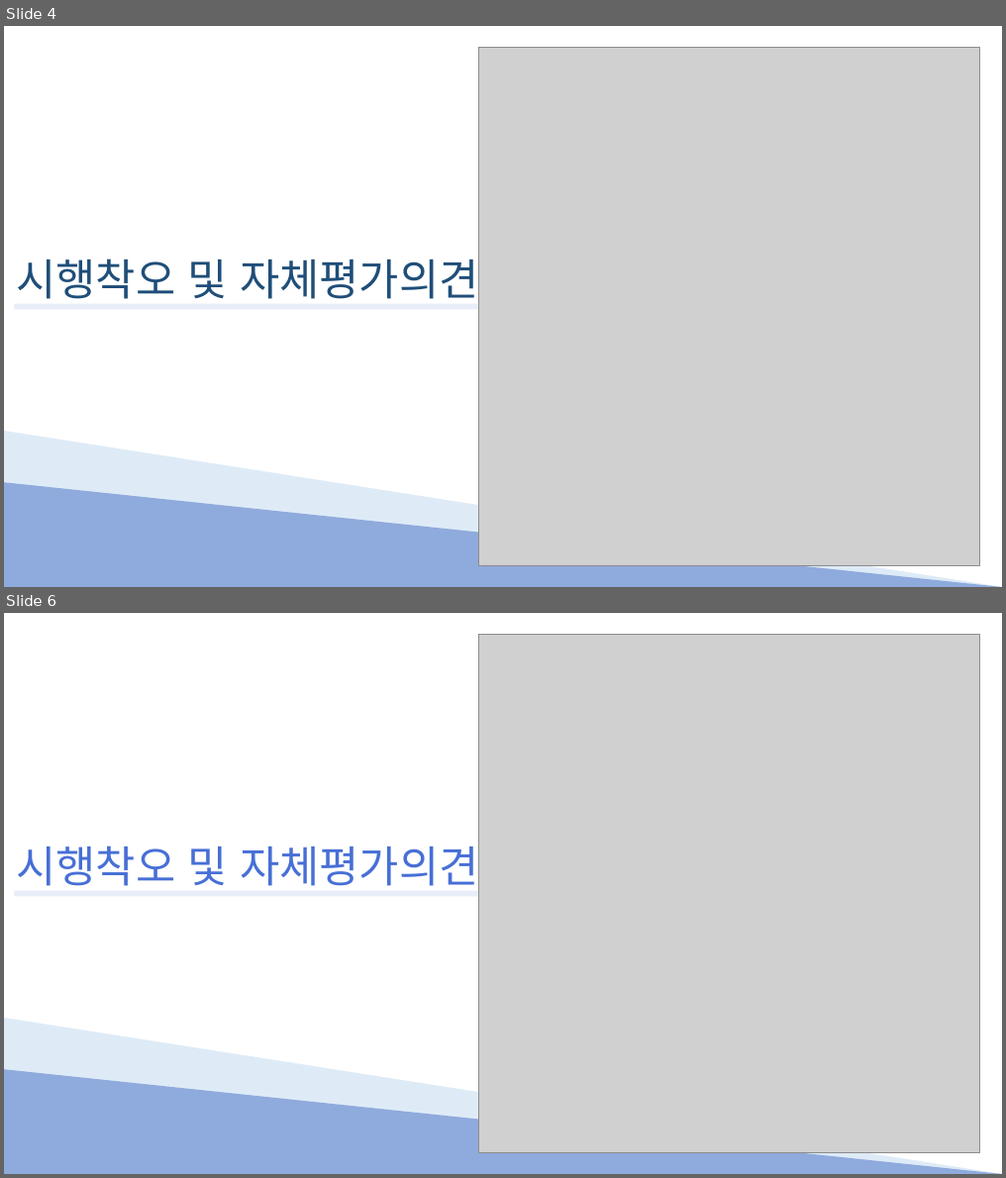
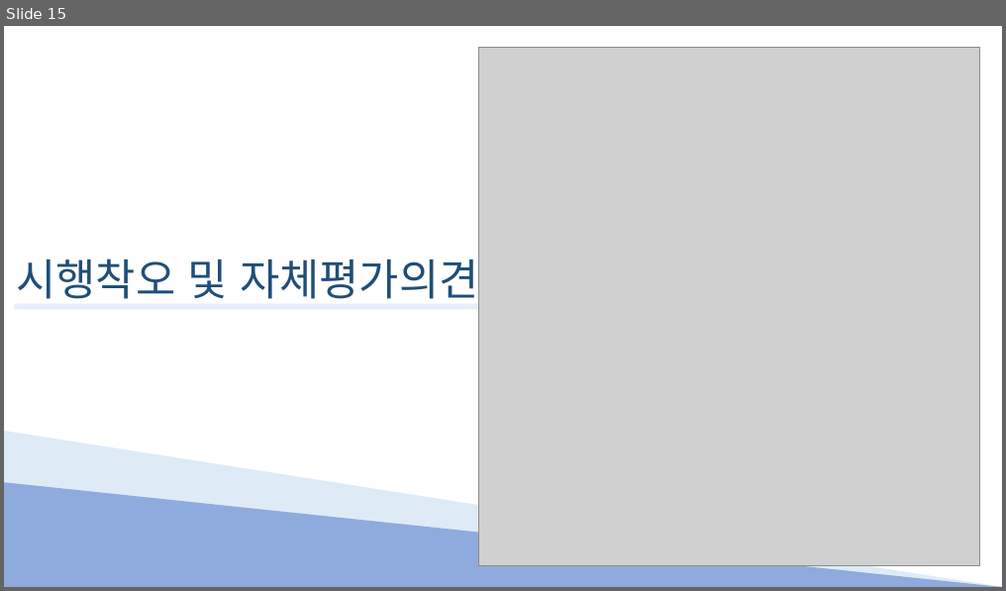
Before and after one commit to Hyno2/C-project, a slide deck: PPT/System.pptx. Shown one above the other, each under a label of ours: slides 4 and 6 before the commit, slide 15 after it; the slides between them are not shown. The pictures are 1006x1178 and 1006x591 pixels, drawn with LibreOffice and Linux fonts; fonts in the diff are those of the drawing; grey boxes stand for pictures. Boxes give left, top, right and bottom in pixels: in the first picture for what was removed or moved away, otherwise in the second. Text is boxed around its words. In the diff, an @@ line names an element or a change of style, - is before the commit and + after.

```diff
--- a/PPT/System.pptx
+++ b/PPT/System.pptx
@@ slide 6 removed at (4, 613, 1002, 1174), background #FFFFFF @@
@@ picture removed at (478, 635, 979, 1154) @@
@@ text removed at (16, 838, 479, 892) @@
-시행착오 및 자체평가의견
@@ rectangle removed at (14, 891, 478, 896) @@
@@ right triangle removed at (4, 1018, 1002, 1174) @@
@@ right triangle removed at (4, 1069, 1002, 1174) @@
@@ what was slide 4 is now slide 15 @@
```
Also in this commit, not shown: 9 slides changed, 3 slides added, 14 other slides removed.
